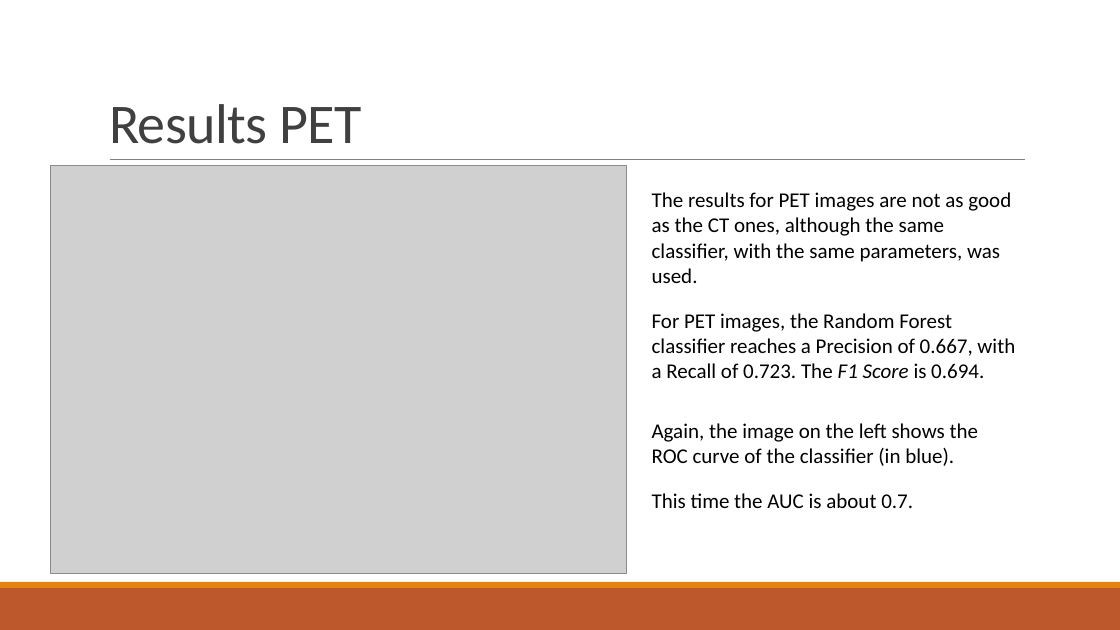
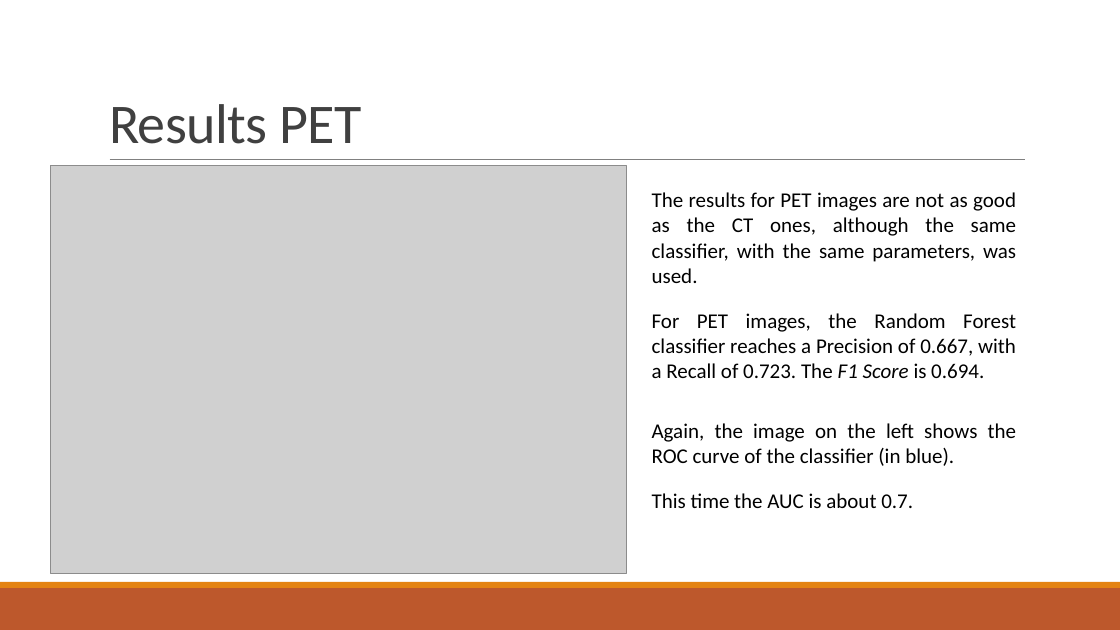
Before and after one commit to GianlucaCarlini/Pattern-Recognition, a slide deck: slide 6 of Pattern Recognition.pptx. Drawn at 1120x630 pixels with LibreOffice and Linux fonts; fonts in the diff are those of the drawing; grey boxes stand for pictures. Boxes give left, top, right and bottom in pixels: in the first picture for what was removed or moved away, otherwise in the second. Text is boxed around its words. In the diff, an @@ line names an element or a change of style, - is before the commit and + after.

```diff
--- a/Pattern Recognition.pptx
+++ b/Pattern Recognition.pptx
@@ alignment left to justified in 3 elements at <box>652,192,1016,283</box>, <box>652,313,1016,378</box>, <box>652,423,1016,466</box> @@
```
Also in this commit, not shown: 2 other slides changed, 4 slides added, 1 slide removed.
